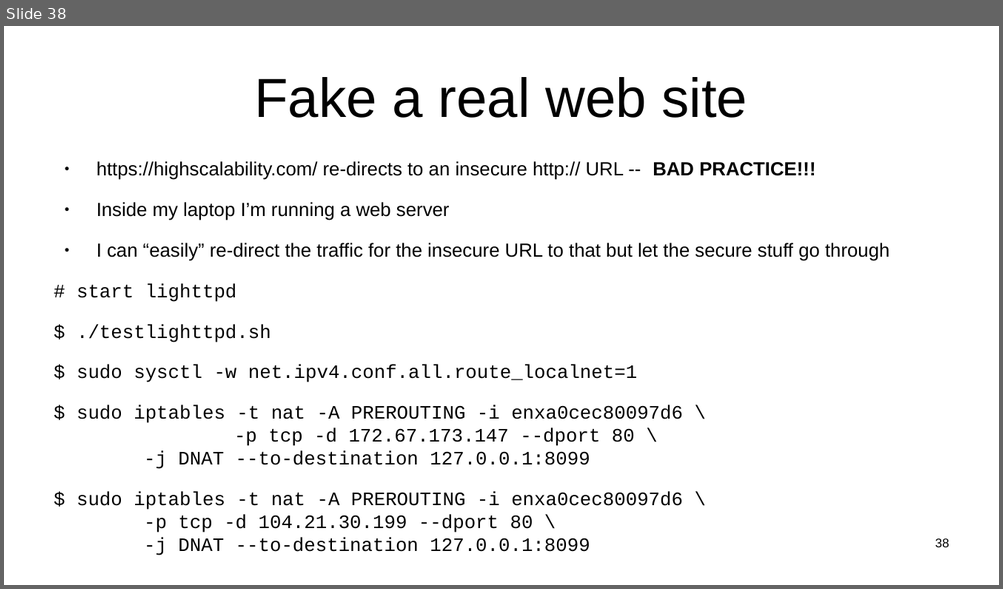
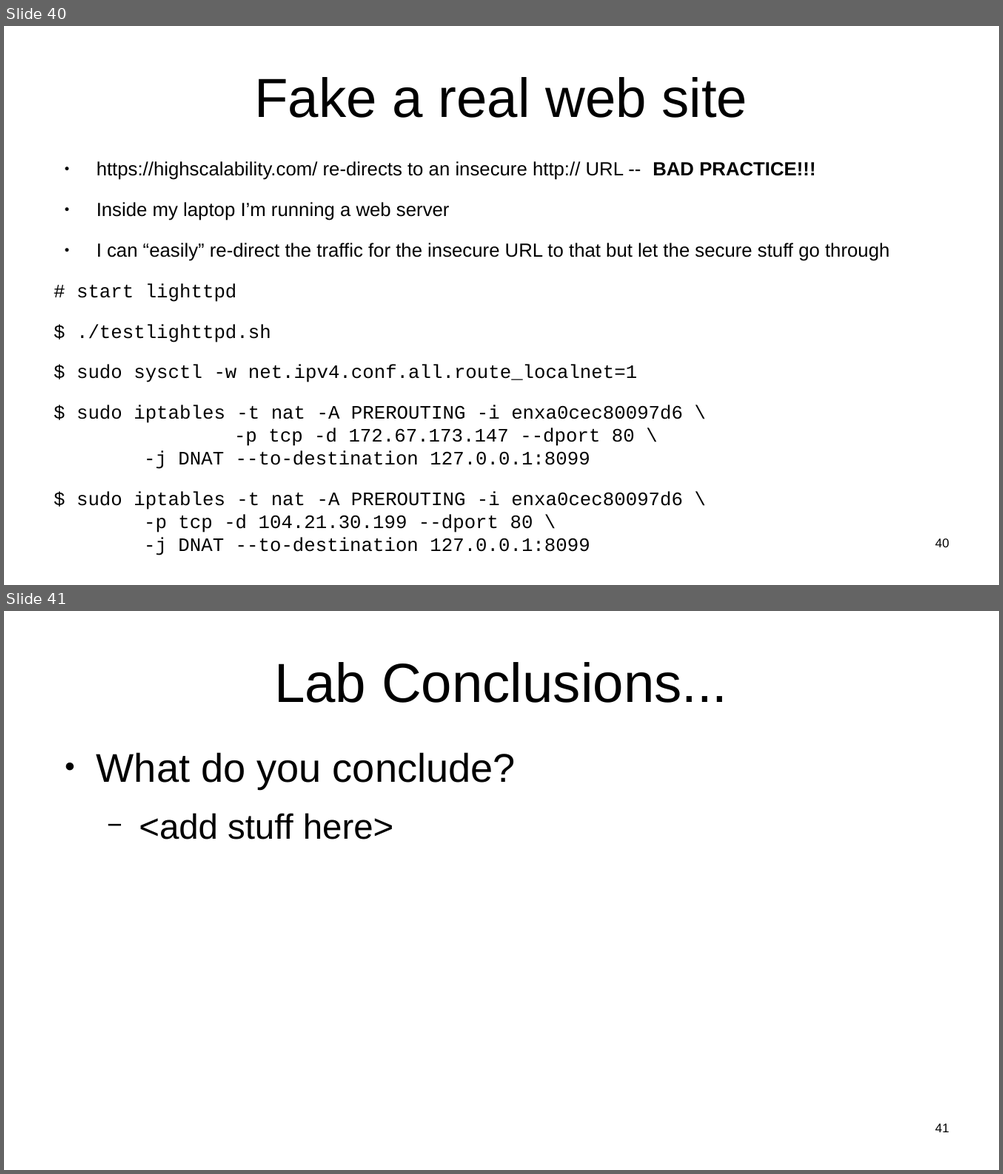
Before and after one commit to sftcd/witidtm, a slide deck: lectures/2022-2023/labs.odp. Shown one above the other, each under a label of ours: slide 38 before the commit, slides 40 and 41 after it. The pictures are 1003x589 and 1003x1174 pixels, drawn with LibreOffice and Linux fonts; fonts in the diff are those of the drawing. Boxes give left, top, right and bottom in pixels: in the first picture for what was removed or moved away, otherwise in the second. Text is boxed around its words. In the diff, an @@ line names an element or a change of style, - is before the commit and + after.

```diff
--- a/lectures/2022-2023/labs.odp
+++ b/lectures/2022-2023/labs.odp
@@ slide 41 added at <box>4,611,999,1170</box>, background #FFFFFF @@
@@ title added at <box>274,662,728,703</box>, 44 pt, text #000000 @@
+Lab Conclusions...
@@ text added at <box>96,752,515,840</box>, 32 pt, text #000000 @@
+● What do you conclude?
+  − <add stuff here>
@@ page number added at <box>935,1124,949,1133</box>, 10 pt, text #000000 @@
+41
@@ what was slide 38 is now slide 40 @@
@@ page number at <box>935,539,949,548</box>: text changed @@
-38
+40
```
Also in this commit, not shown: 10 slides changed, 7 other slides added, 5 slides removed, 1 other file.
